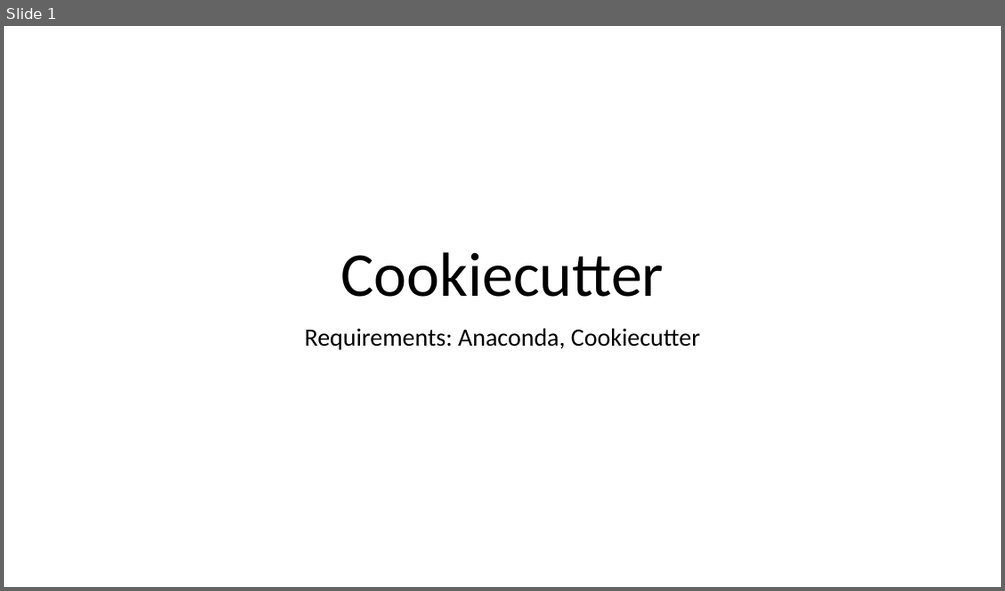
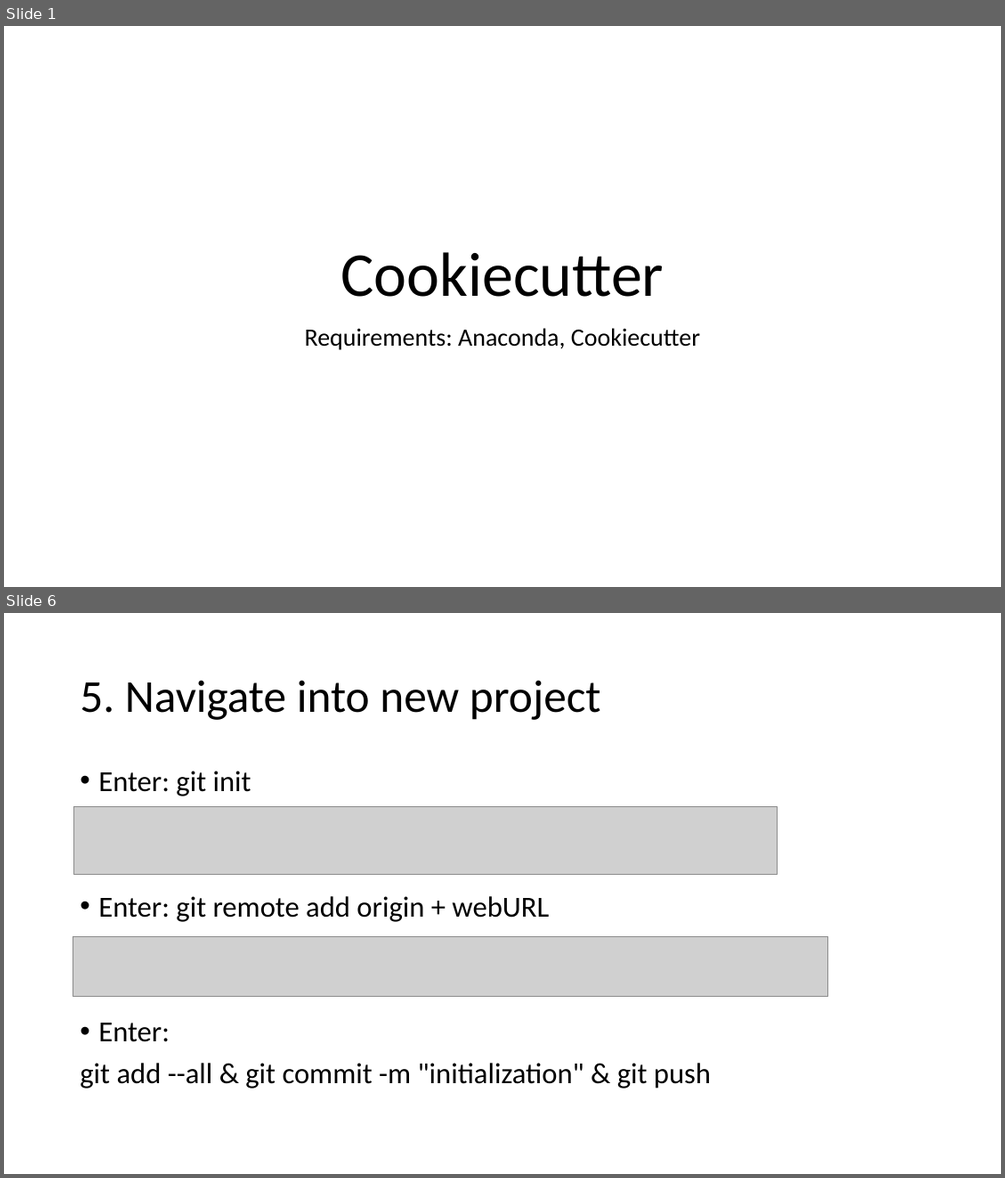
Before and after one commit to julianyangenercare/cookiecuttertemplate, a slide deck: Use Cookiecutter to start your projects.pptx. Shown one above the other, each under a label of ours: slide 1 before the commit, slides 1 and 6 after it; the slides between them are not shown. The pictures are 1005x591 and 1005x1178 pixels, drawn with LibreOffice and Linux fonts; fonts in the diff are those of the drawing; grey boxes stand for pictures. Boxes give left, top, right and bottom in pixels: in the first picture for what was removed or moved away, otherwise in the second. Text is boxed around its words. In the diff, an @@ line names an element or a change of style, - is before the commit and + after.

```diff
--- a/Use Cookiecutter to start your projects.pptx
+++ b/Use Cookiecutter to start your projects.pptx
@@ slide 6 added at [4, 613, 1001, 1174], background #FFFFFF @@
@@ title added at [80, 680, 601, 720], 44 pt, text #000000 @@
+5. Navigate into new project
@@ text added at [80, 771, 711, 1088], 28 pt, text #000000 @@
+• Enter: git init
+• Enter: git remote add origin + webURL
+• Enter:
+git add --all & git commit -m "initialization" & git push
@@ picture added at [73, 807, 777, 875] @@
@@ picture added at [73, 936, 828, 996] @@
```
Also in this commit, not shown: 5 other slides added, 3 slides removed, 1 other file.
